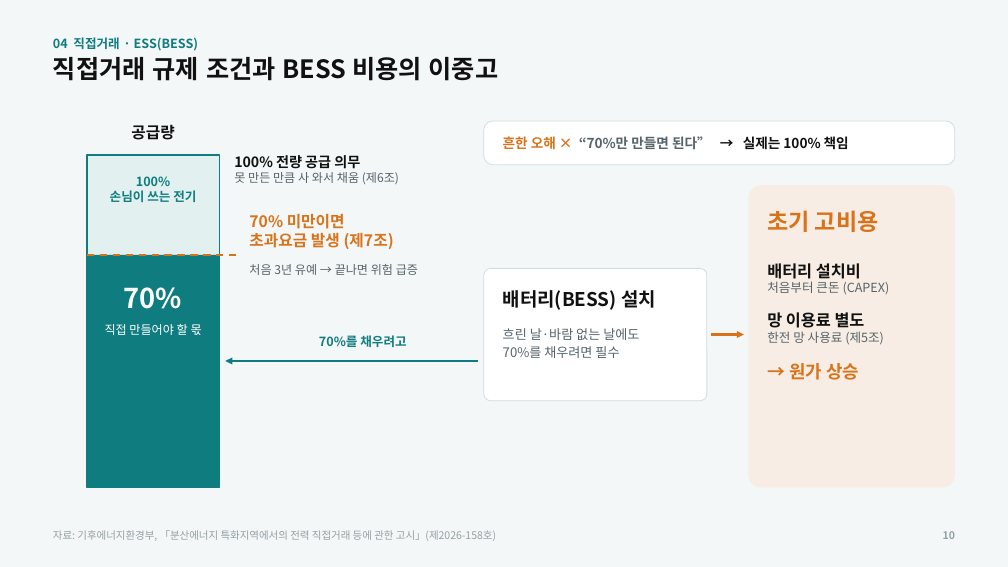
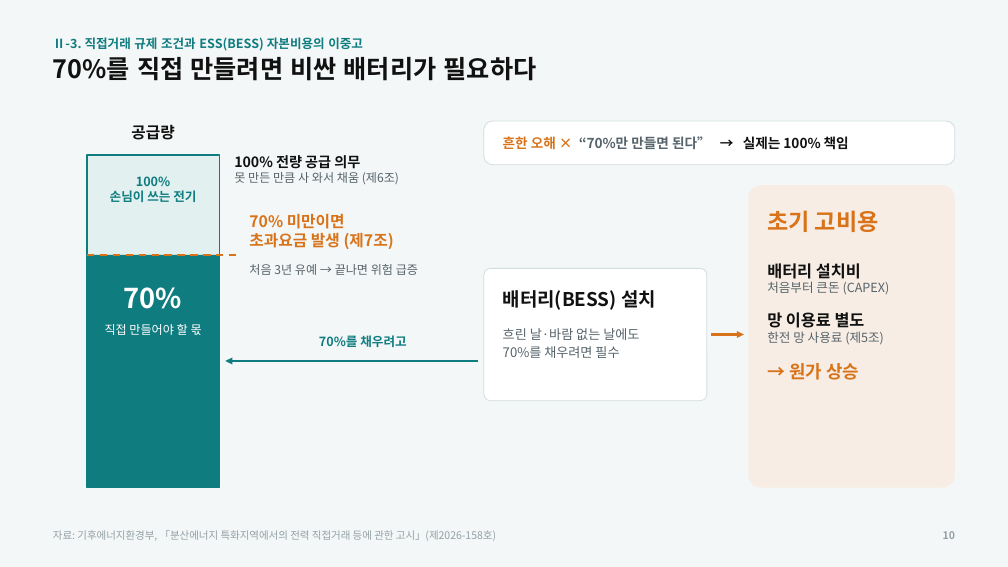
Before and after one commit to a44830300-arch/shaohong, a slide deck: slide 10 of 학업/전기/발표/분산에너지_발표_시안B.pptx. Drawn at 1008x567 pixels with LibreOffice and Linux fonts; fonts in the diff are those of the drawing. Boxes give left, top, right and bottom in pixels: in the first picture for what was removed or moved away, otherwise in the second. Text is boxed around its words. In the diff, an @@ line names an element or a change of style, - is before the commit and + after.

```diff
--- a/학업/전기/발표/분산에너지_발표_시안B.pptx
+++ b/학업/전기/발표/분산에너지_발표_시안B.pptx
@@ text at bbox=[53, 37, 363, 51]: text changed @@
-04 직접거래 · ESS(BESS)
+Ⅱ-3. 직접거래 규제 조건과 ESS(BESS) 자본비용의 이중고
@@ text at bbox=[53, 57, 537, 81]: text changed @@
-직접거래 규제 조건과 BESS 비용의 이중고
+70%를 직접 만들려면 비싼 배터리가 필요하다
```
Also in this commit, not shown: 16 other slides changed, 1 other file.
